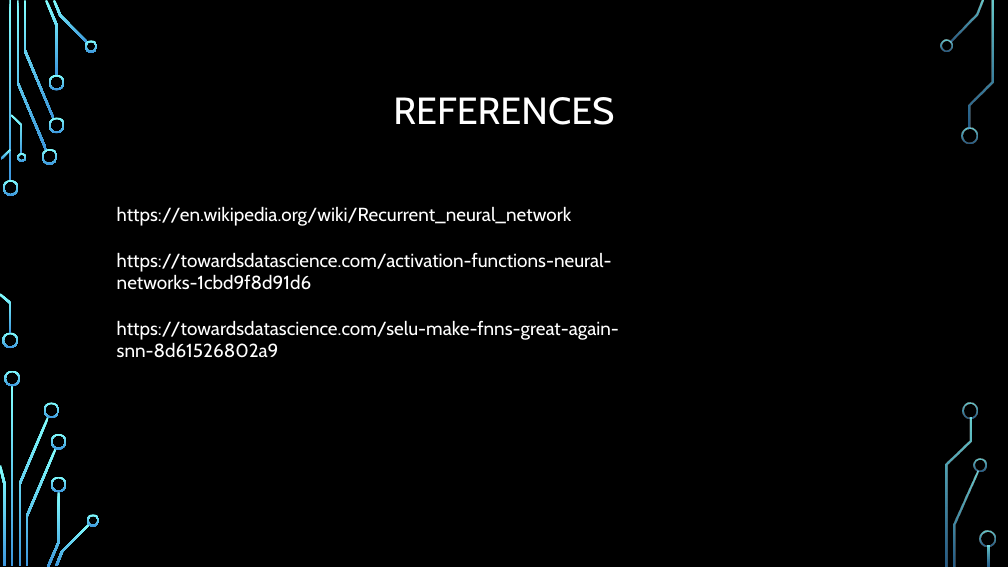
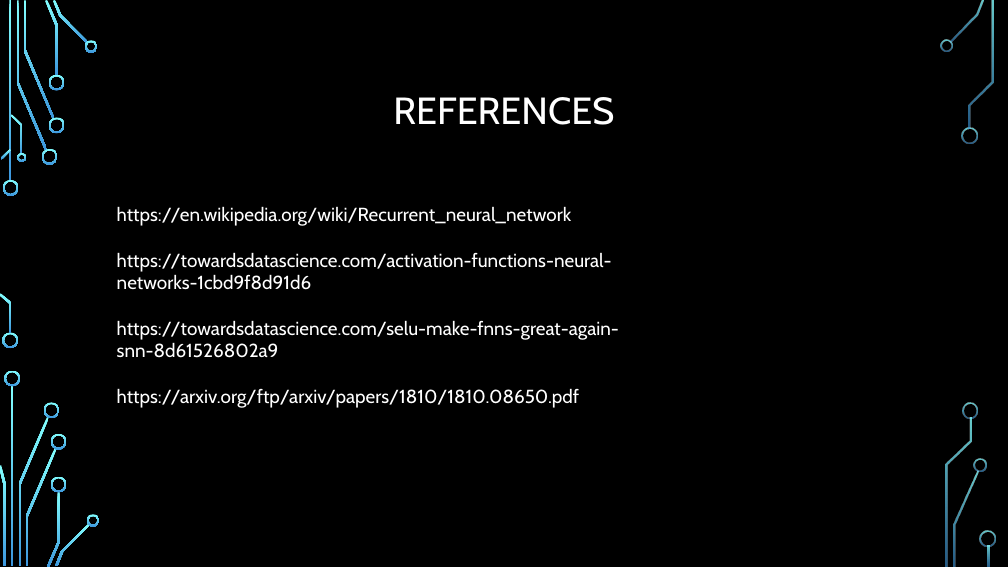
Before and after one commit to knight-coder-llc/AI-Vehicle-Calculator, a slide deck: slide 26 of Final Pres.pptx (slide 19 before the commit). Drawn at 1008x567 pixels with LibreOffice and Linux fonts; fonts in the diff are those of the drawing; background and template pictures are left out. Boxes give left, top, right and bottom in pixels: in the first picture for what was removed or moved away, otherwise in the second. Text is boxed around its words. In the diff, an @@ line names an element or a change of style, - is before the commit and + after.

```diff
--- a/Final Pres.pptx
+++ b/Final Pres.pptx
@@ text at box(117, 388, 579, 408): paragraph added @@
+https://arxiv.org/ftp/arxiv/papers/1810/1810.08650.pdf
```
Also in this commit, not shown: 7 slides added.
